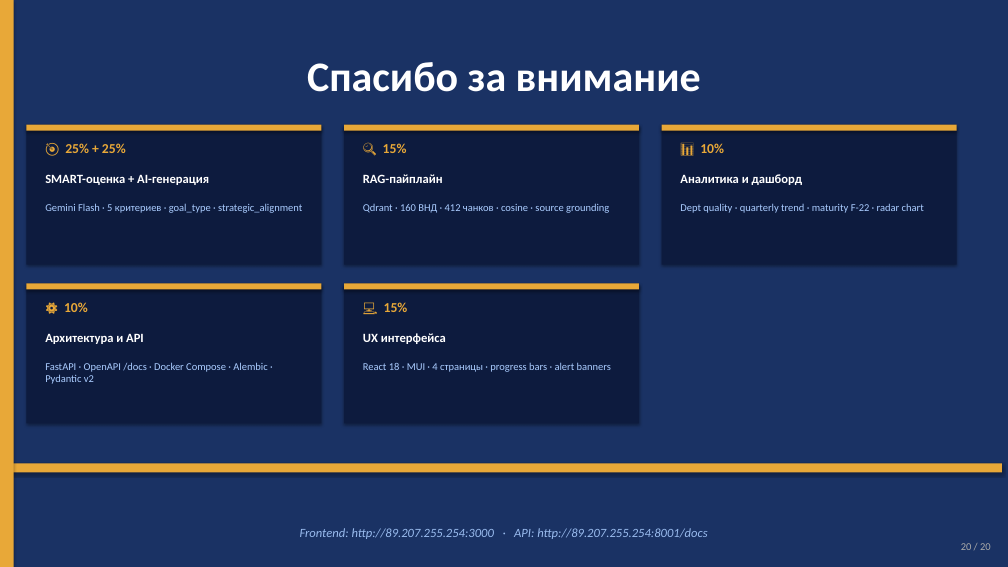
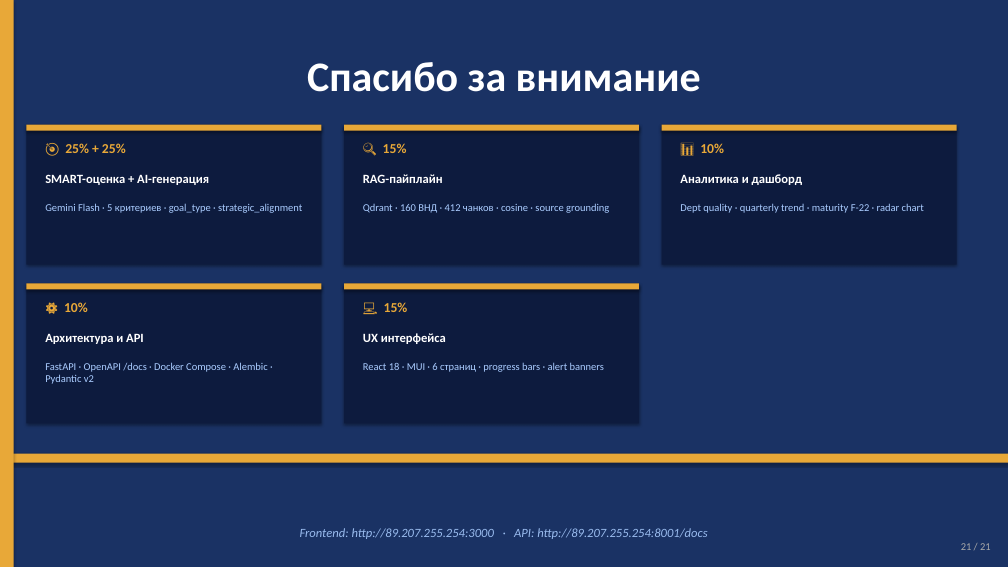
Before and after one commit to Islambek201632838/kmg-hr, a slide deck: slide 21 of KMG_HR_AI_Presentation.pptx (slide 20 before the commit). Drawn at 1008x567 pixels with LibreOffice and Linux fonts; fonts in the diff are those of the drawing. Boxes give left, top, right and bottom in pixels: in the first picture for what was removed or moved away, otherwise in the second. Text is boxed around its words. In the diff, an @@ line names an element or a change of style, - is before the commit and + after.

```diff
--- a/KMG_HR_AI_Presentation.pptx
+++ b/KMG_HR_AI_Presentation.pptx
@@ text at bbox=[363, 362, 604, 372]: text changed @@
-React 18 · MUI · 4 страницы · progress bars · alert banners
+React 18 · MUI · 6 страниц · progress bars · alert banners
@@ rectangle: place and size @@
-rectangle at bbox=[0, 464, 1002, 473]
+rectangle at bbox=[0, 454, 1008, 463]
@@ text at bbox=[961, 543, 991, 550]: text changed @@
-20 / 20
+21 / 21
```
Also in this commit, not shown: 19 other slides changed, 1 slide added, 2 other files.
